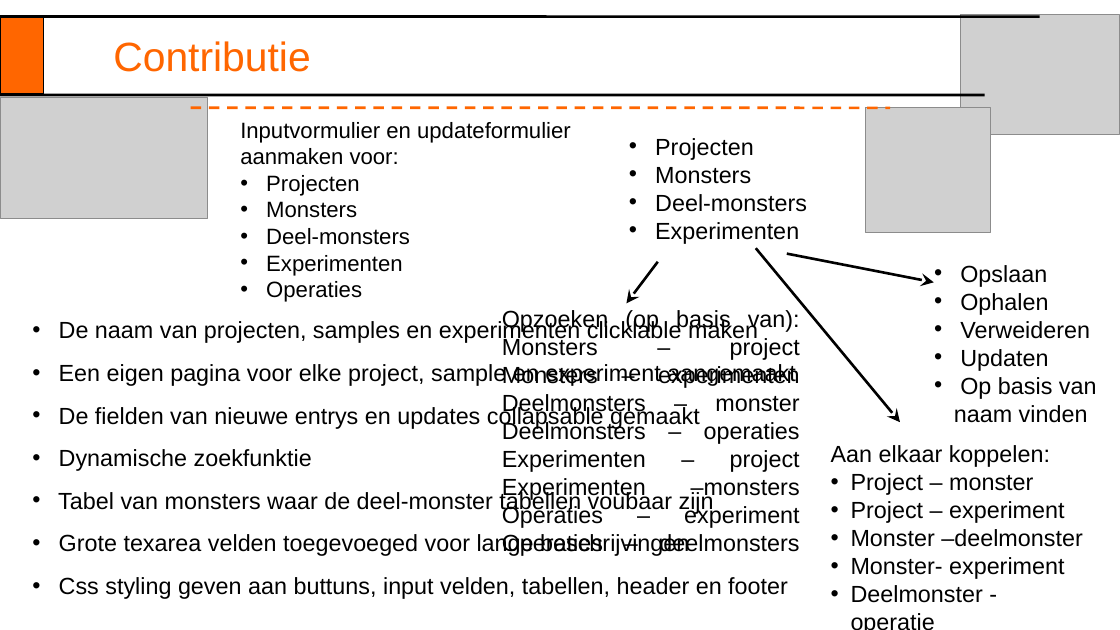
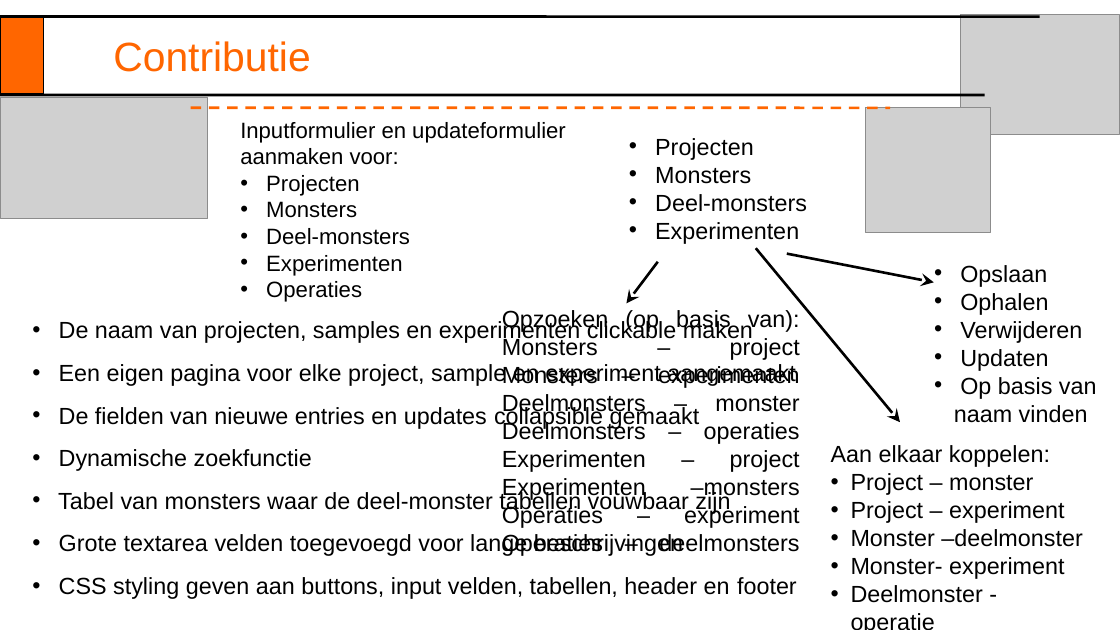
Before and after one commit to orsi1917/LabJournal, a slide deck: slide 9 of Labjournal4.ppt (slide 8 before the commit). Drawn at 1120x630 pixels with LibreOffice and Linux fonts; fonts in the diff are those of the drawing; grey boxes stand for pictures. Boxes give left, top, right and bottom in pixels: in the first picture for what was removed or moved away, otherwise in the second. Text is boxed around its words. In the diff, an @@ line names an element or a change of style, - is before the commit and + after.

Commit message:
powerpoint

```diff
--- a/Labjournal4.ppt
+++ b/Labjournal4.ppt
@@ text at [240, 122, 566, 165]: text changed @@
-Inputvormulier en updateformulier aanmaken voor:
+Inputformulier en updateformulier aanmaken voor:
@@ text at [59, 320, 753, 344]: text changed @@
-• De naam van projecten, samples en experimenten clicklable maken
+• De naam van projecten, samples en experimenten clickable maken
@@ text at [960, 321, 1082, 343]: text changed @@
-• Verweideren
+• Verwijderen
@@ text at [58, 405, 797, 599]: text changed @@
-• De fielden van nieuwe entrys en updates collapsable gemaakt
-• Dynamische zoekfunktie
-• Tabel van monsters waar de deel-monster tabellen voubaar zijn
-• Grote texarea velden toegevoeged voor lange beschrijvingen
-• Css styling geven aan buttuns, input velden, tabellen, header en footer
+• De fielden van nieuwe entries en updates collapsible gemaakt
+• Dynamische zoekfunctie
+• Tabel van monsters waar de deel-monster tabellen vouwbaar zijn
+• Grote textarea velden toegevoegd voor lange beschrijvingen
+• CSS styling geven aan buttons, input velden, tabellen, header en footer
```
Also in this commit, not shown: 5 other slides changed, 4 slides added, 4 slides removed.
